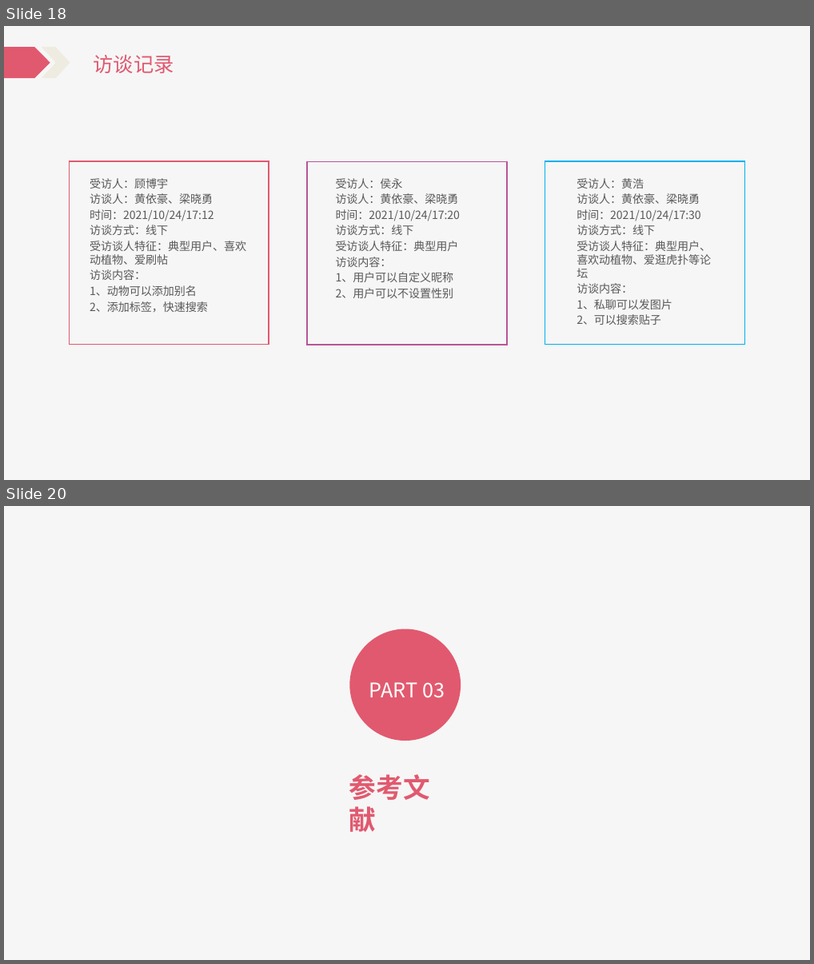
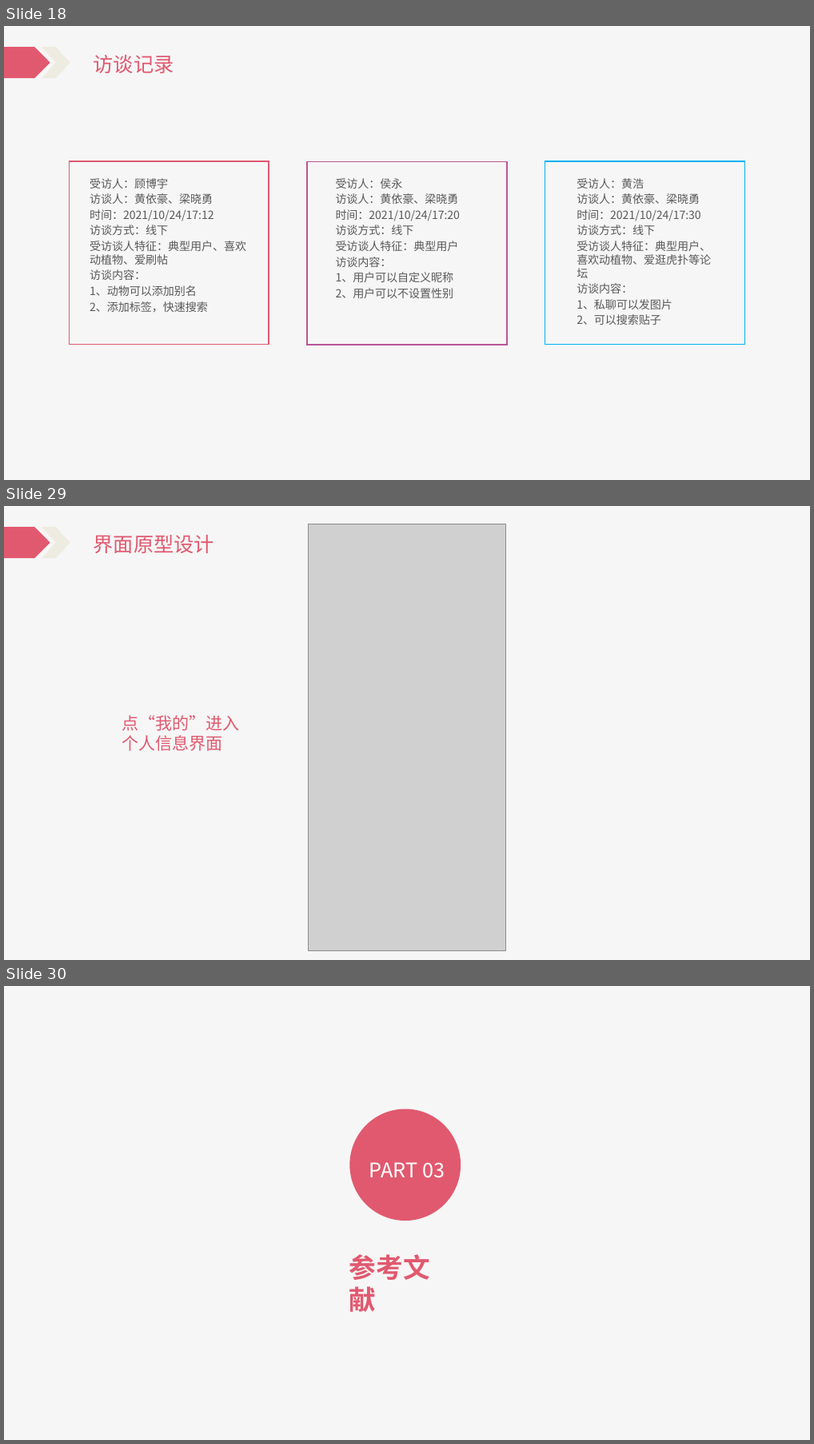
Before and after one commit to Katashixz/ZUCCbiosphere, a slide deck: 软件需求规格说明/SE2021-G005-软件需求说明.pptx. Shown one above the other, each under a label of ours: slides 18 and 20 before the commit, slides 18, 29 and 30 after it; the slides between them are not shown. The pictures are 814x964 and 814x1444 pixels, drawn with LibreOffice and Linux fonts; fonts in the diff are those of the drawing; grey boxes stand for pictures. Boxes give left, top, right and bottom in pixels: in the first picture for what was removed or moved away, otherwise in the second. Text is boxed around its words. In the diff, an @@ line names an element or a change of style, - is before the commit and + after.

```diff
--- a/软件需求规格说明/SE2021-G005-软件需求说明.pptx
+++ b/软件需求规格说明/SE2021-G005-软件需求说明.pptx
@@ slide 29 added at box(4, 506, 810, 960), background #FFFFFF; not listed: 3 template elements that a slide beside it also shows @@
@@ rectangle added at box(82, 524, 178, 556), fill #F6F6F6 @@
@@ picture added at box(308, 524, 506, 950) @@
@@ text added at box(91, 535, 172, 553), 24 pt, text #E1596F @@
+项目介绍
@@ text added at box(94, 535, 214, 553), 24 pt, text #E1596F @@
+界面原型设计
@@ text added at box(122, 715, 240, 751), 20 pt, text #E1596F @@
+点“我的”进入
+个人信息界面
@@ what was slide 20 is now slide 30 @@
```
Also in this commit, not shown: 1 slide changed, 10 other slides added, 1 slide removed, 4 other files.
